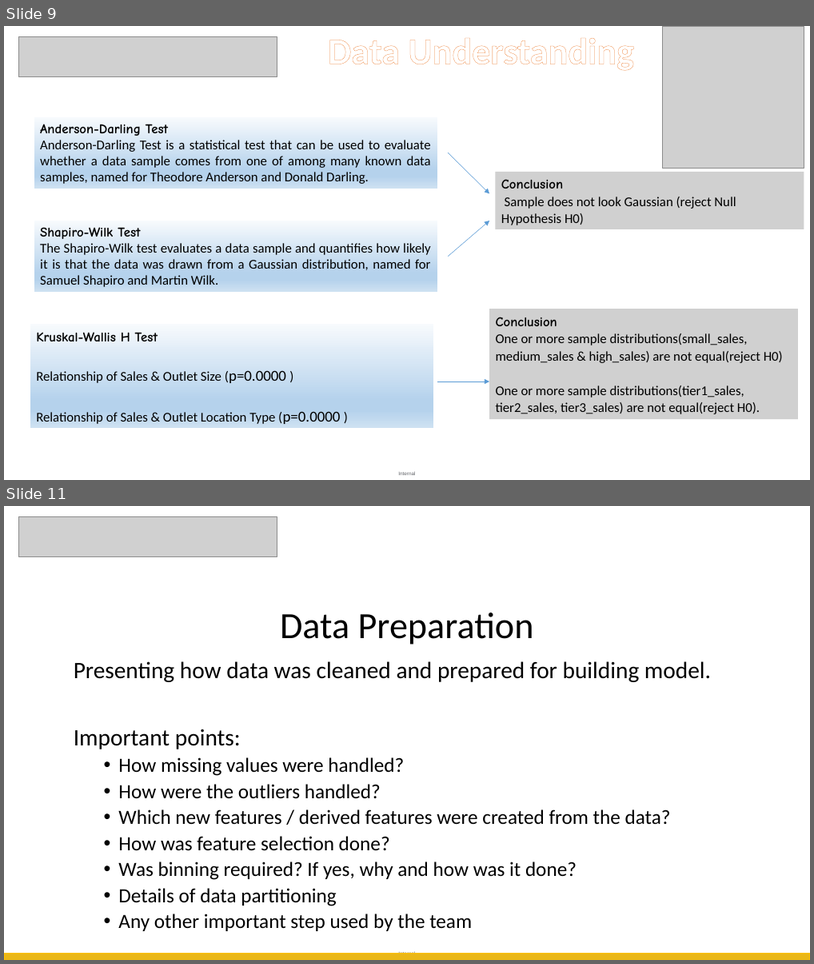
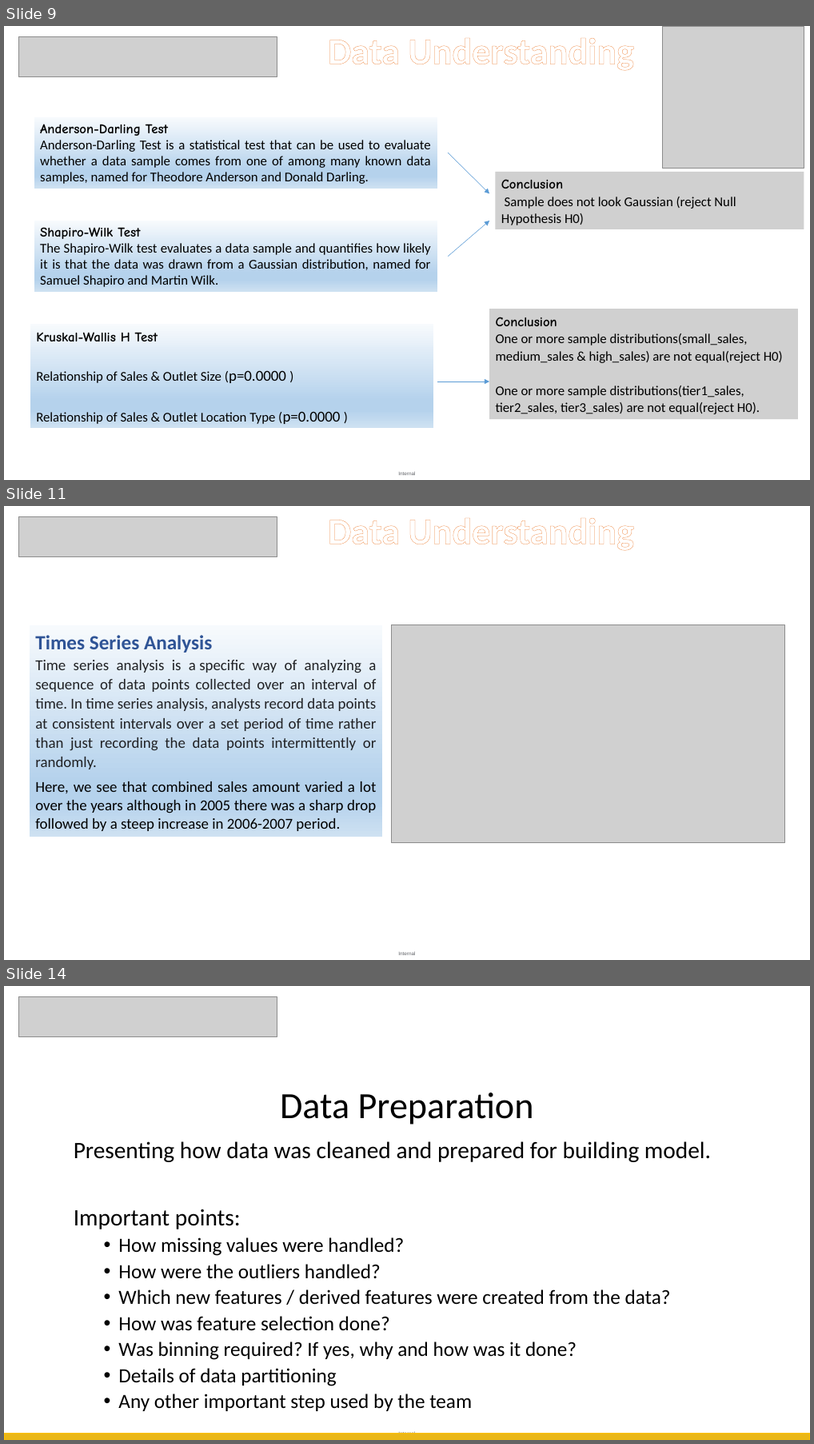
Before and after one commit to ghoshark/MachineHack-DAC-2021-Hackathon, a slide deck: Submission Files/Analytics_Olympiad_Presentation.pptx. Shown one above the other, each under a label of ours: slides 9 and 11 before the commit, slides 9, 11 and 14 after it; the slides between them are not shown. The pictures are 814x964 and 814x1444 pixels, drawn with LibreOffice and Linux fonts; fonts in the diff are those of the drawing; grey boxes stand for pictures. Boxes give left, top, right and bottom in pixels: in the first picture for what was removed or moved away, otherwise in the second. Text is boxed around its words. In the diff, an @@ line names an element or a change of style, - is before the commit and + after.

```diff
--- a/Submission Files/Analytics_Olympiad_Presentation.pptx
+++ b/Submission Files/Analytics_Olympiad_Presentation.pptx
@@ slide 11 added at [4, 506, 810, 960], background #FFFFFF; not listed: 1 template element that a slide beside it also shows @@
@@ picture added at [18, 517, 277, 557] @@
@@ text added at [328, 518, 634, 551], 44 pt, text #FFFFFF, bold @@
+Data Understanding
@@ rectangle added at [30, 625, 382, 837], fill gradient #F7FAFD to #B5D2EC to #CEE1F2, 18 pt, text #202124 @@
+Times Series Analysis
+Time series analysis is a specific way of analyzing a sequence of data points collected over an interval of time. In time series analysis, analysts record data points at consistent intervals over a set period of time rather than just recording the data points intermittently or randomly.
+Here, we see that combined sales amount varied a lot over the years although in 2005 there was a sharp drop followed by a steep increase in 2006-2007 period.
@@ picture added at [392, 625, 785, 843] @@
@@ what was slide 11 is now slide 14 @@
```
Also in this commit, not shown: 6 slides changed, 5 other slides added, 2 slides removed, 6 other files.
